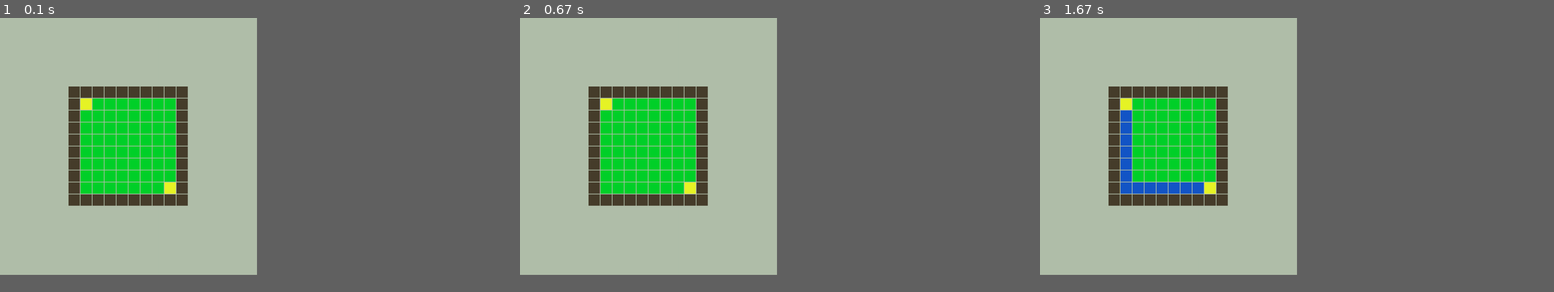
Above: before the commit, frames 1-3 (left to right).
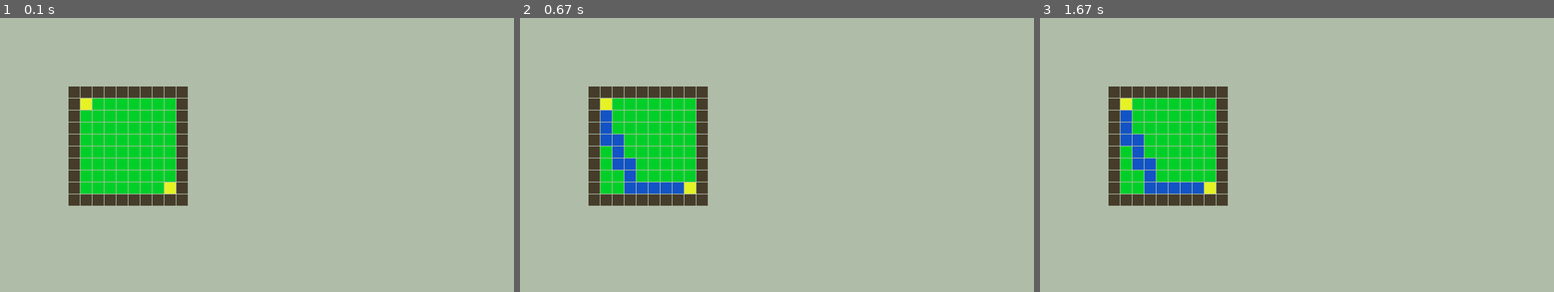
Above: after the commit, the same moments.

Repository: KrystofMaxaCZ/BFSvsA-Pygame
Game: pygame game, started from main.py
The game is run twice, just before and just after one commit, with the same random seed, the same clock (stepped at 60 frames per second) and the same inputs.
Inputs (mouse positions are in pixels of both pictures, inside the frame that each line leads up to):
- Up to frame 1 (0.1 s): no input
- Up to frame 2 (0.67 s): hold Q from 0.33 s (still down)
- Up to frame 3 (1.67 s): release Q at 0.8 s; tap W at 0.83 s; click (1137, 113) at 1.22 s
The window is 450x450 before the commit and 900x480 after it. Grey fills any space a smaller window leaves; there, only what the larger window draws over its background counts as a difference.

The runs differ from the first frame. In frame 2, 1.2% of the frame differs, in the area x 15-32%, y 33-65%; in frame 3, 0.9%.

Commit message:
A* algoritmus funkcni, zkousel jsem si porovant vysledky def ASTAR, nodeScore

Diff:
--- a/Button.py
+++ b/Button.py
@@ -29,3 +29,8 @@
             if event.button == 1: # Levé tlačítko
                 return self.rect.collidepoint(event.pos)
         return False
+
+    def __lt__(self, other):
+        # Tento kus kodu vygenerovala AI, reseni toho jak funguje prioritni fronta kdyz maji oba prvky stejne score
+        # Tímto říkáš: "Je mi jedno, které tlačítko je dřív"
+        return False
--- a/main.py
+++ b/main.py
@@ -1,13 +1,14 @@
 import pygame
 from Button import Button
 from collections import deque
+from queue import PriorityQueue
 
 # https://www.geeksforgeeks.org/python/pygame-tutorial/
 # Initialize Pygame
 pygame.init()
 
 # Set up the game window
-resolution = (750, 750)
+resolution = (1500, 800)
 screen = pygame.display.set_mode(resolution)
 pygame.display.set_caption("Labyrinth")
 
@@ -83,6 +84,7 @@
     # indexy v 2D poli
     row = starting_node.row
     col = starting_node.col
+    pocet_pruchodu = 0
 
     # starting_node = node_matrix[row, col]
     found = False
@@ -91,7 +93,7 @@
         node = queue.popleft()
         row = node.row
         col = node.col
-
+        pocet_pruchodu += 1
         # pokud jsem v cili, koncim, nasel jsem cestu
         if node == end_node:
             print("Nasel jsem cestu")
@@ -133,7 +135,100 @@
     if found == False:
         print("cesta neexistuje")
 
-
+    print("Pocet navstivenych nodes = ", pocet_pruchodu)
+
+
+
+def nodeScore(node, end_node) -> int:
+    """
+    Docstring for nodeScore
+
+    :param node: Description
+    :param end_node: Description
+    :return: vrati score toho
+    :rtype: int, score pro heruistiku
+    """
+    node_predecessor = node.predecessor
+    node.distance = node_predecessor.distance + 1
+    row_end = end_node.row
+    col_end = end_node.col
+    row_node = node.row
+    col_node = node.col
+
+    score = abs(row_end - row_node) + abs(col_end - col_node)
+    score += node.distance
+    return score
+
+def ASTAR(node_matrix, starting_node, end_node):
+    """
+    Docstring for ASTAR
+    velice podobne BFS
+    jediny rozdil je ze pouzivame prioritni frontu
+
+    """
+ # zacneme od startu
+    pqueue = PriorityQueue()
+    starting_node.distance = 0
+    pqueue.put((0, starting_node))
+    # indexy v 2D poli
+    row = starting_node.row
+    col = starting_node.col
+    pocet_pruchodu = 0
+
+    # starting_node = node_matrix[row, col]
+    found = False
+    while pqueue.empty() != True:
+        # nactu node z fronty
+        node = pqueue.get()[1]
+        row = node.row
+        col = node.col
+        pocet_pruchodu += 1
+        # pokud jsem v cili, koncim, nasel jsem cestu
+        if node == end_node:
+            print("Nasel jsem cestu")
+            found = True
+            wayBack(node, starting_node)
+            break
+        else:
+            # osetreni vystupu mimo pole
+            if (row - 1) >= 0:
+                neighbour_node = node_matrix[row - 1][col]
+                # type = 0 ... zelena availible space
+                if neighbour_node.type == 0:
+                    neighbour_node.predecessor = node
+                    neighbour_node.type = 10
+                    neighbour_node_score = nodeScore(neighbour_node, end_node)
+
+                    pqueue.put((neighbour_node_score, neighbour_node))
+            if (row + 1) < POLE_HEIGHT:
+                neighbour_node = node_matrix[row + 1][col]
+                if neighbour_node.type == 0:
+                    neighbour_node.predecessor = node
+                    neighbour_node.type = 10
+                    neighbour_node_score = nodeScore(neighbour_node, end_node)
+
+                    pqueue.put((neighbour_node_score, neighbour_node))
+            if (col - 1) >= 0:
+                neighbour_node = node_matrix[row][col - 1]
+                if neighbour_node.type == 0:
+                    neighbour_node.predecessor = node
+                    neighbour_node.type = 10
+                    neighbour_node_score = nodeScore(neighbour_node, end_node)
+
+                    pqueue.put((neighbour_node_score, neighbour_node))
+            if (col + 1) < POLE_WIDTH:
+                neighbour_node = node_matrix[row][col + 1]
+                if neighbour_node.type == 0:
+                    neighbour_node.predecessor = node
+                    neighbour_node.type = 10
+                    neighbour_node_score = nodeScore(neighbour_node, end_node)
+
+                    pqueue.put((neighbour_node_score, neighbour_node))
+
+    if found == False:
+        print("cesta neexistuje")
+
+    print("Pocet navstivenych nodes = ", pocet_pruchodu)
 # PREPARE GAME
 prepare2DGrid()
 
@@ -162,6 +257,8 @@
         if event.type == pygame.KEYDOWN:
             if event.key == pygame.K_w:
                 BFS(node_matrix, starting_node, end_node)
+            if event.key == pygame.K_q:
+                ASTAR(node_matrix, starting_node, end_node)
     screen.fill(BACKGROUND_COLOR)
 
 
